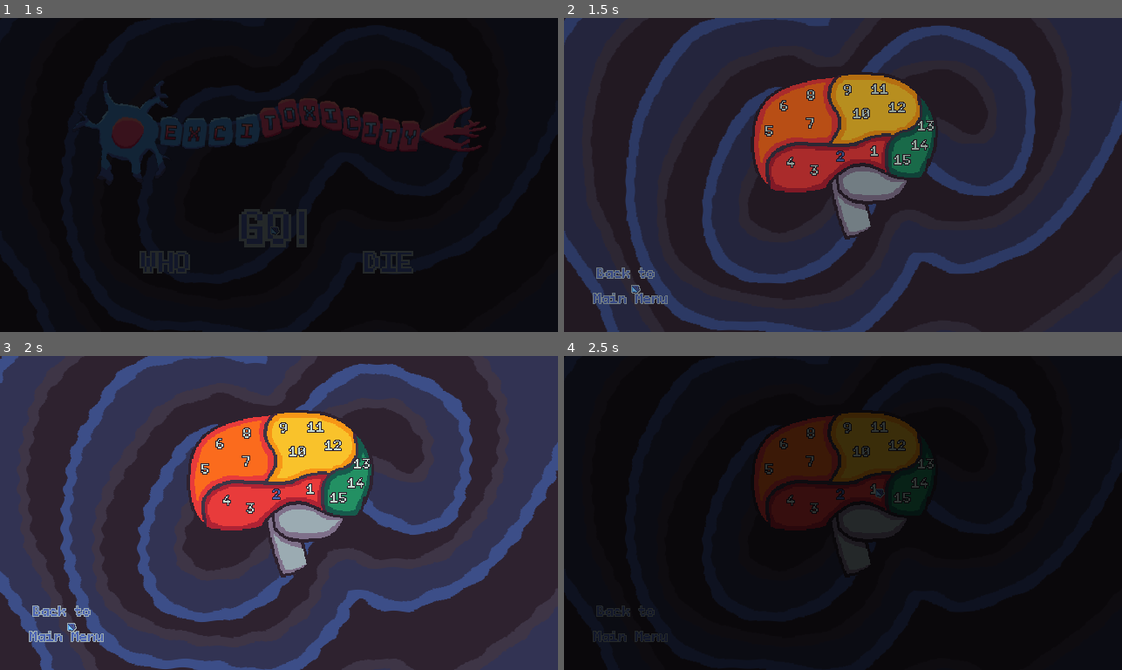
Above: before the commit, frames 1-4 (two rows, left to right).
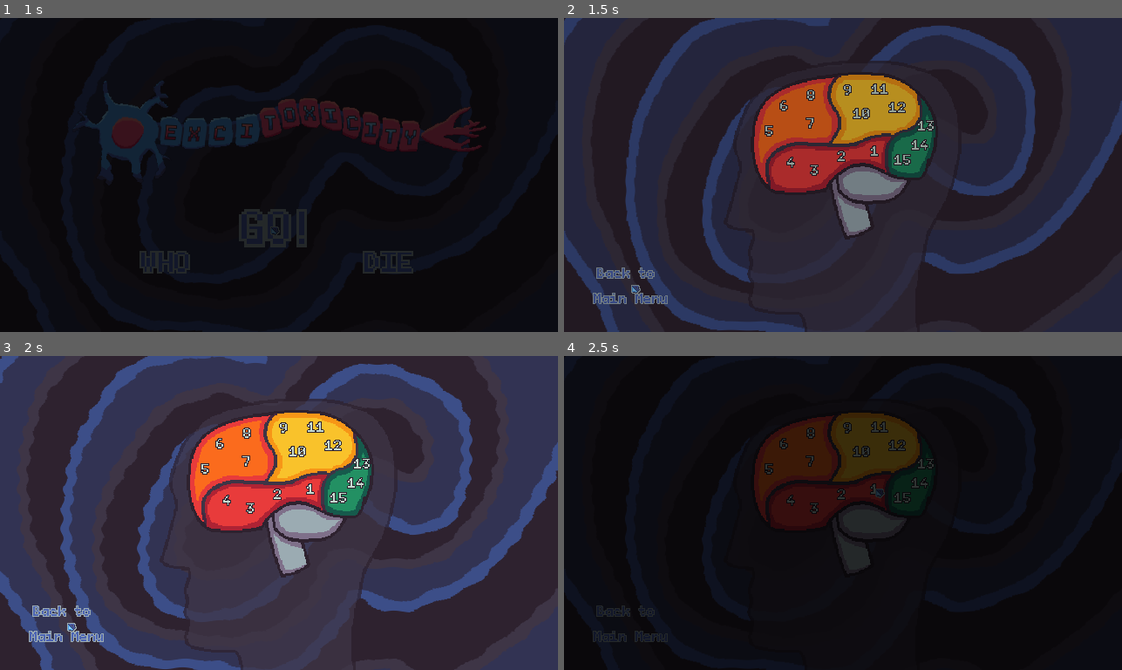
Above: after the commit, the same moments.

Repository: bnhrl/MomentumIsEverythingCountDown
Game: Godot game, scene res://Game/MainMenu/main_menu.tscn
Two runs of this game, one before a commit and one after it. Both use one fixed random seed, a clock stepped at 60 frames per second and the inputs below.
Inputs (mouse positions are in pixels of both pictures, inside the frame that each line leads up to):
- Up to frame 1 (1 s): move the mouse to (267, 225) at 0.52 s; hold D (right) from 0.53 s (still down); click (267, 225) at 0.6 s
- Up to frame 2 (1.5 s): move the mouse to (630, 284) at 1.27 s; release D (right) at 1.28 s; hold S (down) from 1.28 s (still down); click (630, 284) at 1.35 s
- Up to frame 3 (2 s): keep holding S (down)
- Up to frame 4 (2.5 s): move the mouse to (876, 487) at 2.02 s; release S (down) at 2.03 s; hold D (right) from 2.03 s (still down); click (876, 487) at 2.1 s

Frame 1 is identical in both runs. In frame 2, 2.1% of the frame differs, in the area x 30-71%, y 13-100%; in frame 3, 2.7%, in the area x 28-72%, y 13-100%; in frame 4, less than 0.1%.

Commit message:
Fixed merge issue

Diff:
--- a/Game/LevelSelect/level_select.tscn
+++ b/Game/LevelSelect/level_select.tscn
@@ -223,16 +223,6 @@
 default_color = Color(0.78039217, 0.8627451, 0.8156863, 1)
 hover_color = Color(0.3019608, 0.60784316, 0.9019608, 1)
 
-[node name="BtnLevel2" parent="." unique_id=1254540977 instance=ExtResource("3_eeebr")]
-layout_mode = 0
-offset_left = 306.0
-offset_top = 143.0
-offset_right = 330.0
-offset_bottom = 173.0
-text = "2
-"
-level = 2
-
 [node name="Background" type="CanvasGroup" parent="." unique_id=1425335490]
 z_index = -2
 material = SubResource("ShaderMaterial_2r30p")
